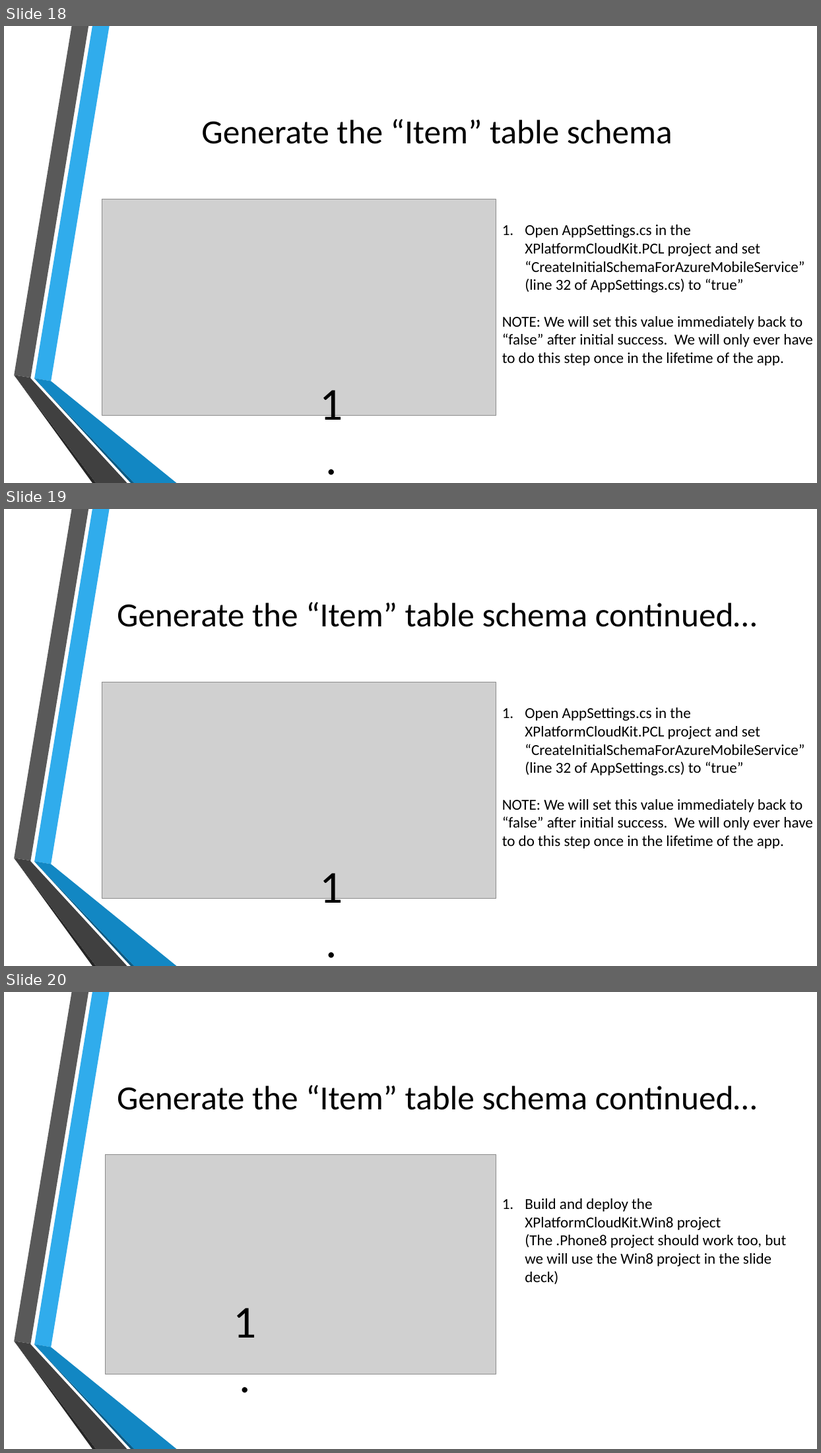
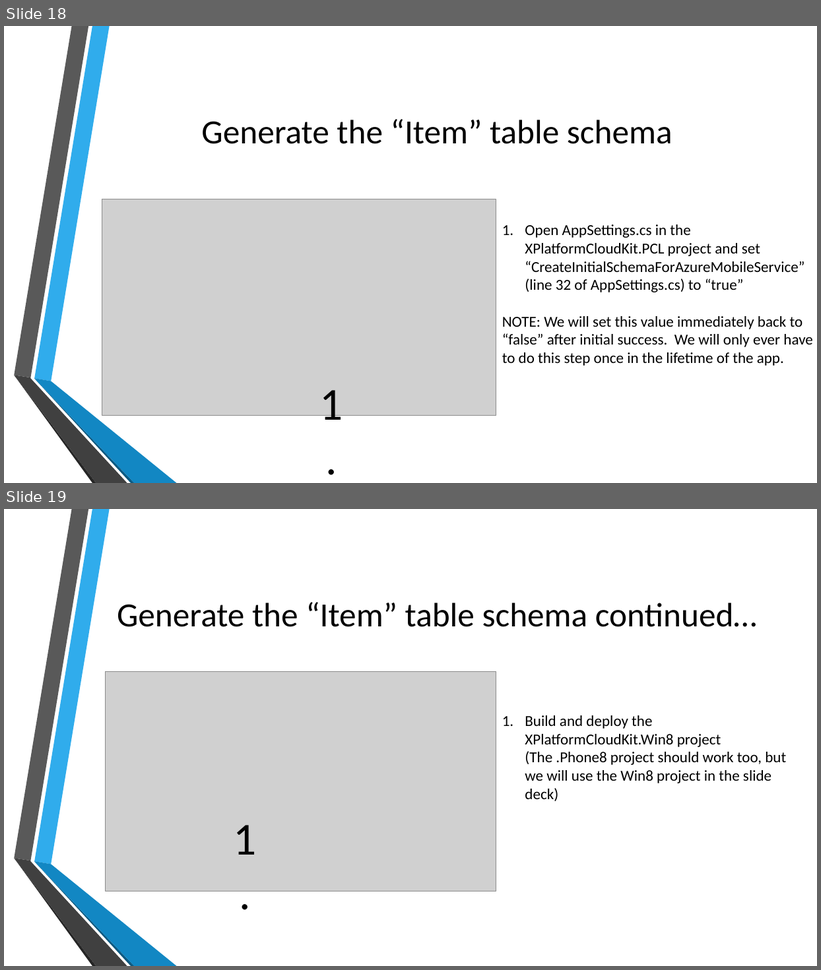
Before and after one commit to toolboc/XPlatformCloudKit, a slide deck: XPlatformCloudkit.pptx. Shown one above the other, each under a label of ours: slides 18, 19 and 20 before the commit, slides 18 and 19 after it. The pictures are 821x1453 and 821x970 pixels, drawn with LibreOffice and Linux fonts; fonts in the diff are those of the drawing; grey boxes stand for pictures; background and template pictures are left out. Boxes give left, top, right and bottom in pixels: in the first picture for what was removed or moved away, otherwise in the second. Text is boxed around its words. In the diff, an @@ line names an element or a change of style, - is before the commit and + after.

```diff
--- a/XPlatformCloudkit.pptx
+++ b/XPlatformCloudkit.pptx
@@ slide 19 removed at bbox=[4, 509, 817, 966], background picture (left out); not listed: 6 template elements that a slide beside it also shows @@
@@ title removed at bbox=[117, 602, 757, 627] @@
-Generate the “Item” table schema continued…
@@ picture removed at bbox=[102, 683, 496, 899] @@
@@ text removed at bbox=[502, 708, 812, 849] @@
-1. Open AppSettings.cs in the XPlatformCloudKit.PCL project and set “CreateInitialSchemaForAzureMobileService” (line 32 of AppSettings.cs) to “true”
-NOTE: We will set this value immediately back to
-“false” after initial success. We will only ever have
-to do this step once in the lifetime of the app.
@@ text removed at bbox=[319, 873, 343, 914] @@
-1.
@@ what was slide 20 is now slide 19 @@
```
Also in this commit, not shown: 3 slides changed, 3 slides added.
